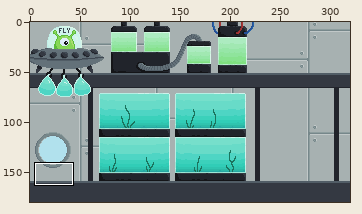
One commit to this sprite sheet: mothership/background.png. The picture above shows the old version from afar; the outline marks the close-up.
Close-up. Before the commit:
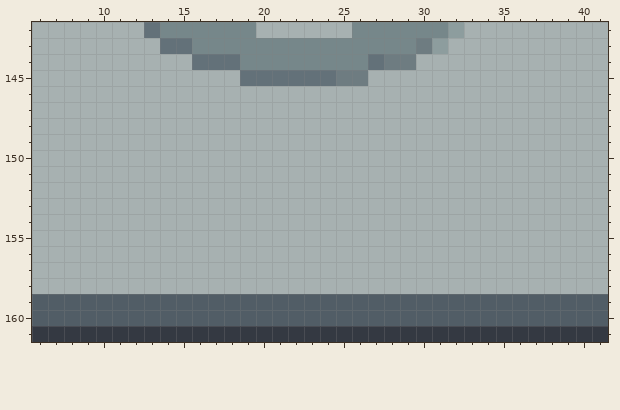
The file is 320x180 pixels. Shown: x 6..41, y 142..161. The commit also changed other parts of the picture, which this record leaves out.
After the commit:
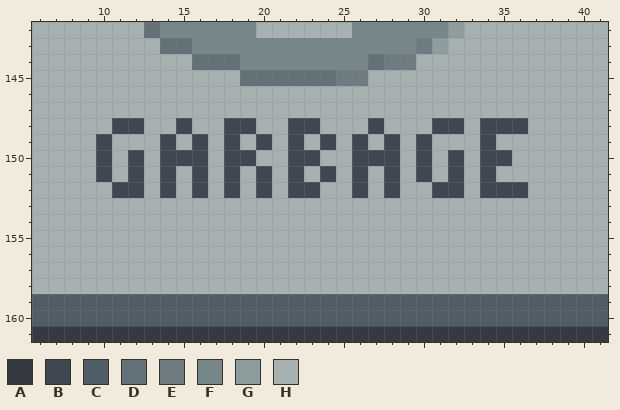
Palette (. is transparent): A #343942  B #3f4852  C #515d66  D #637179  E #6e7c81  F #76878a  G #8d9d9e  H #a7b1b1
The exact change:
The edit turns colour H into colour B in row 148 at x 11 to 12, 15, 18 to 19, 22 to 23, 27, 31 to 32 and 34 to 36; in row 149 at x 10, 14, 16, 18, 20, 22, 24, 26, 28, 30 and 34; in row 150 at x 10, 12, 14 to 16, 18 to 19, 22 to 23, 26 to 28, 30, 32 and 34 to 35; in row 151 at x 10, 12, 14, 16, 18, 20, 22, 24, 26, 28, 30, 32 and 34; in row 152 at x 11 to 12, 14, 16, 18, 20, 22 to 23, 26, 28, 31 to 32 and 34 to 36.
